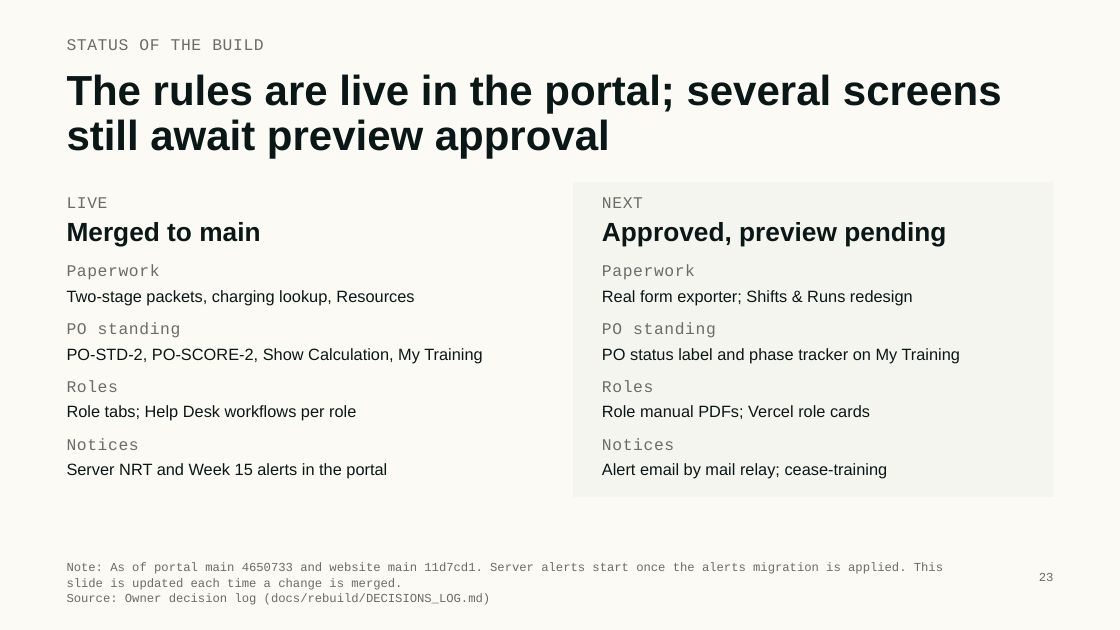
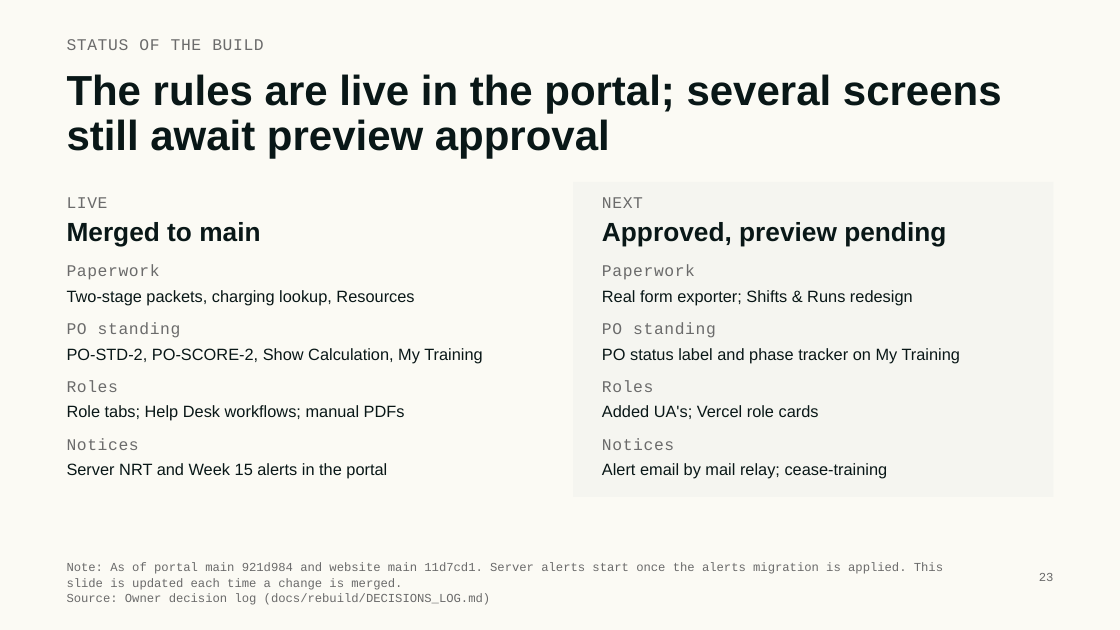
Before and after one commit to fitfo2019-dev/CPD-FTO-PORTAL, a slide deck: slide 23 of docs/training/FTO-Portal-Training-Deck.pptx. Drawn at 1120x630 pixels with LibreOffice and Linux fonts; fonts in the diff are those of the drawing. Boxes give left, top, right and bottom in pixels: in the first picture for what was removed or moved away, otherwise in the second. Text is boxed around its words. In the diff, an @@ line names an element or a change of style, - is before the commit and + after.

Commit message:
Training deck: update to main 921d984

```diff
--- a/docs/training/FTO-Portal-Training-Deck.pptx
+++ b/docs/training/FTO-Portal-Training-Deck.pptx
@@ text at (67,405,405,421): text changed @@
-Role tabs; Help Desk workflows per role
+Role tabs; Help Desk workflows; manual PDFs
@@ text at (602,405,819,419): text changed @@
-Role manual PDFs; Vercel role cards
+Added UA's; Vercel role cards
@@ text at (67,562,943,590): text changed @@
-Note: As of portal main 4650733 and website main 11d7cd1. Server alerts start once the alerts migration is applied. This slide is updated each time a change is merged.
+Note: As of portal main 921d984 and website main 11d7cd1. Server alerts start once the alerts migration is applied. This slide is updated each time a change is merged.
```
Also in this commit, not shown: 1 other slide changed, 1 other file.
